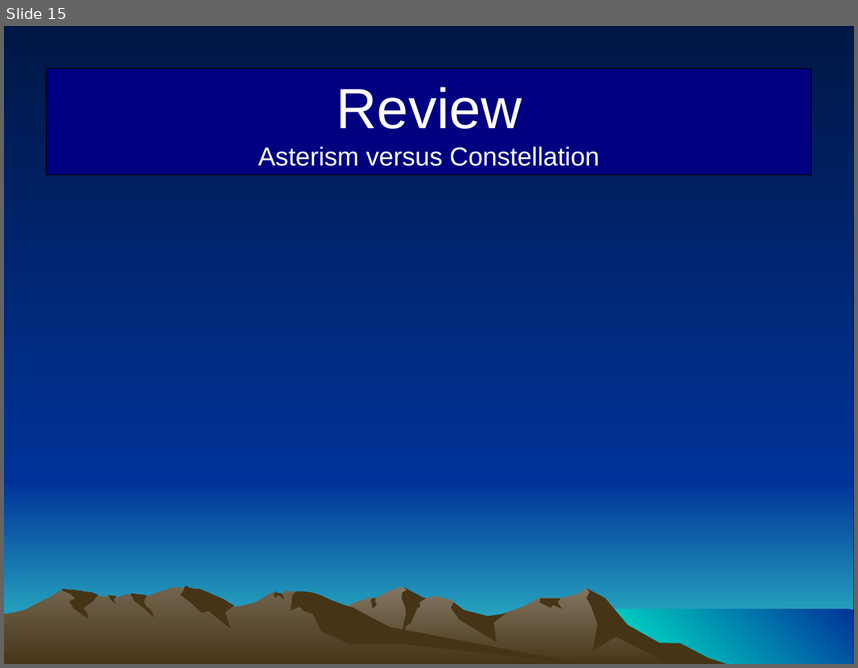
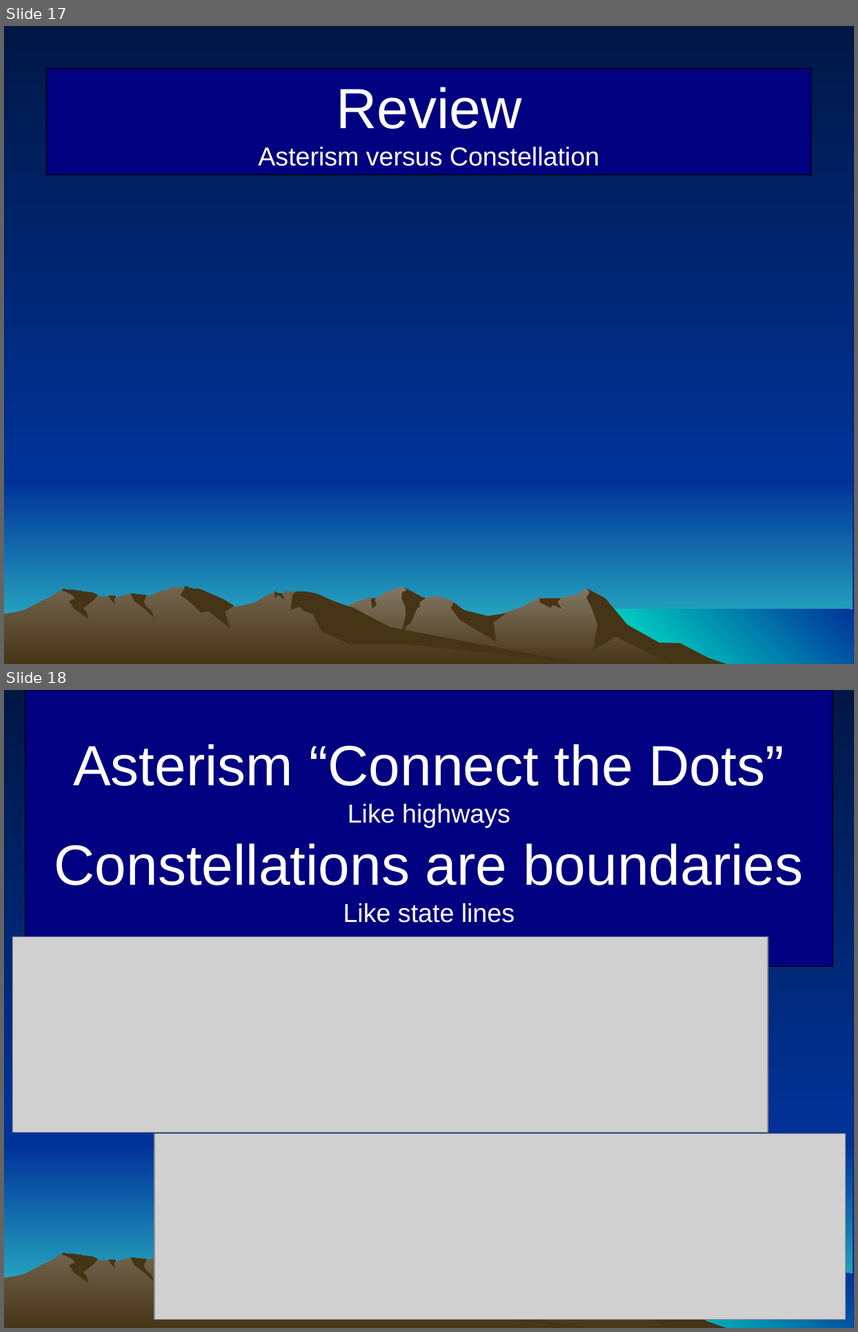
Before and after one commit to ForrestErickson/Asterisms_and_Constelations, a slide deck: Asterisms_and_Constelations.ppt. Shown one above the other, each under a label of ours: slide 15 before the commit, slides 17 and 18 after it. The pictures are 858x668 and 858x1332 pixels, drawn with LibreOffice and Linux fonts; fonts in the diff are those of the drawing; grey boxes stand for pictures. Boxes give left, top, right and bottom in pixels: in the first picture for what was removed or moved away, otherwise in the second. Text is boxed around its words. In the diff, an @@ line names an element or a change of style, - is before the commit and + after.

```diff
--- a/Asterisms_and_Constelations.ppt
+++ b/Asterisms_and_Constelations.ppt
@@ slide 18 added at <box>4,690,854,1328</box>, background gradient #001746 to #003399; not listed: 10 template elements that a slide beside it also shows @@
@@ rounded rectangle added at <box>25,690,833,966</box>, fill #000080, outline #000000 0.74 pt, 48 pt, text #FFFFFF @@
+Asterism “Connect the Dots”
+Like highways
+Constellations are boundaries
+Like state lines
@@ picture added at <box>12,936,769,1132</box> @@
@@ picture added at <box>154,1134,846,1319</box> @@
@@ what was slide 15 is now slide 17 @@
```
Also in this commit, not shown: 15 other slides changed, 1 other slide added, 1 other file.
